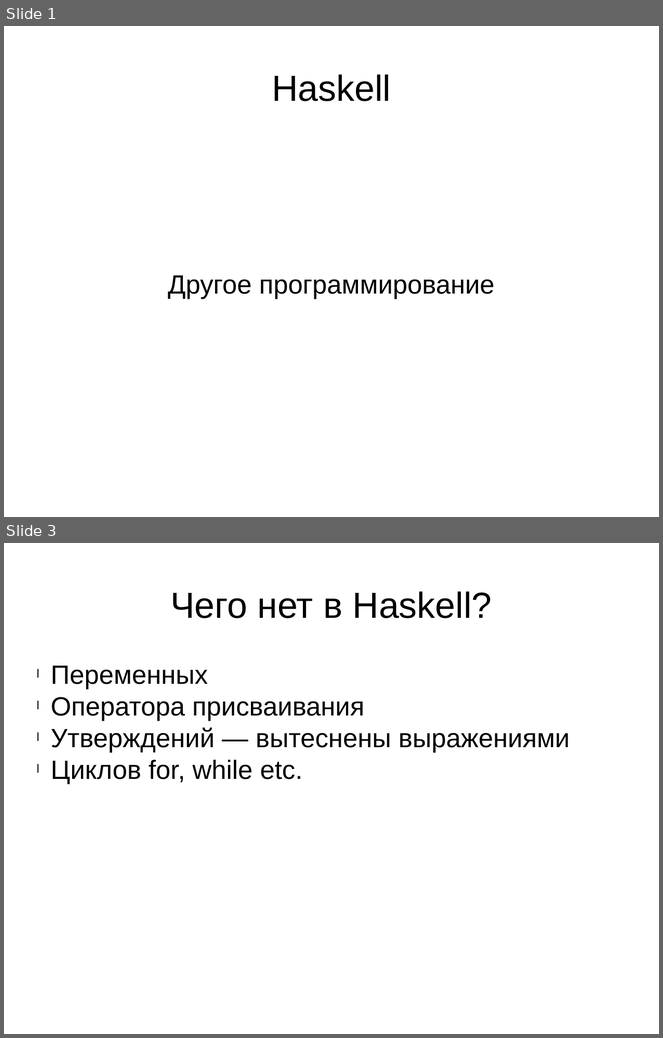
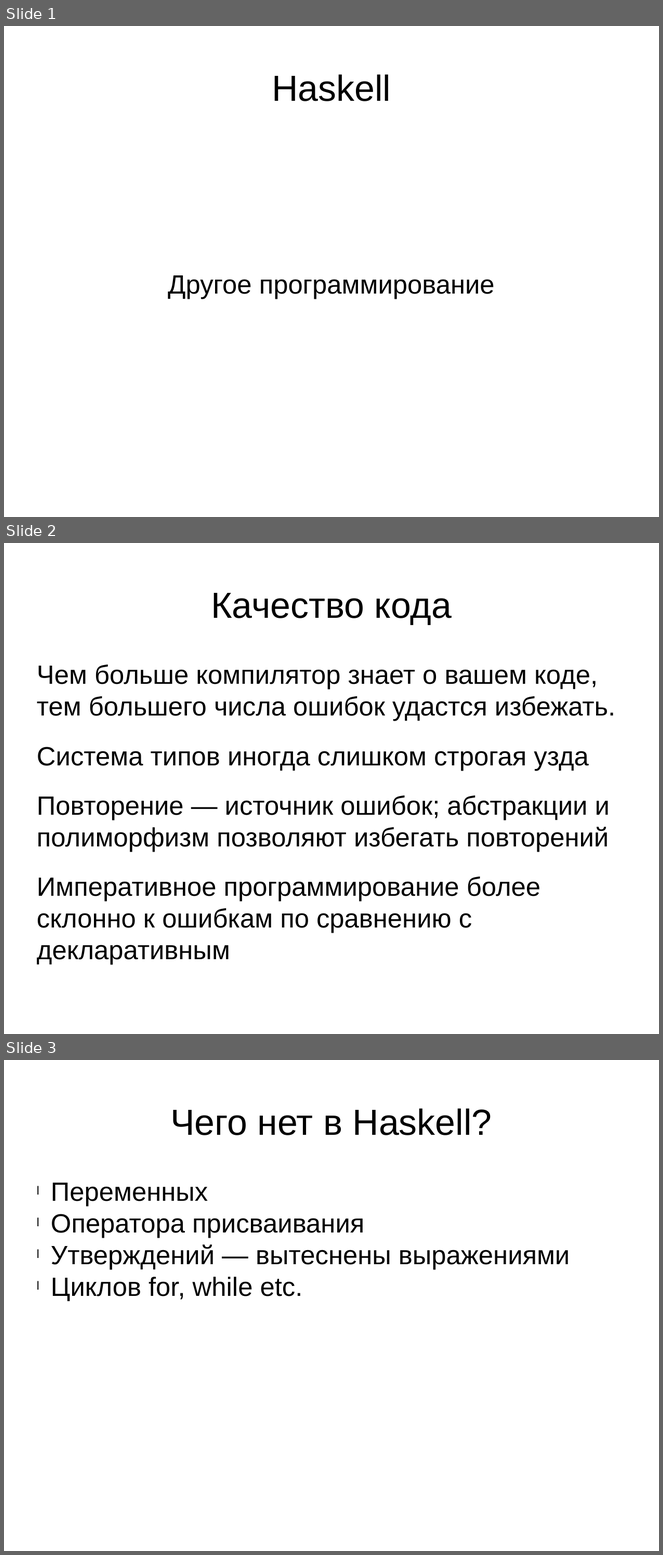
Before and after one commit to GiPreduuzie/FileRenamer, a slide deck: Tell about Haskell/Haskell - other programming.pptx. Shown one above the other, each under a label of ours: slides 1 and 3 before the commit, slides 1, 2 and 3 after it; the slides between them are not shown. The pictures are 663x1038 and 663x1555 pixels, drawn with LibreOffice and Linux fonts; fonts in the diff are those of the drawing. Boxes give left, top, right and bottom in pixels: in the first picture for what was removed or moved away, otherwise in the second. Text is boxed around its words. In the diff, an @@ line names an element or a change of style, - is before the commit and + after.

```diff
--- a/Tell about Haskell/Haskell - other programming.pptx
+++ b/Tell about Haskell/Haskell - other programming.pptx
@@ slide 2 added at bbox=[4, 543, 659, 1034], background #FFFFFF @@
@@ text added at bbox=[211, 593, 452, 625], 44 pt, text #000000 @@
+Качество кода
@@ text added at bbox=[37, 665, 616, 934], 32 pt, text #000000 @@
+Чем больше компилятор знает о вашем коде, тем большего числа ошибок удастся избежать.
+Система типов иногда слишком строгая узда
+Повторение — источник ошибок; абстракции и полиморфизм позволяют избегать повторений
+Императивное программирование более склонно к ошибкам по сравнению с декларативным
```
Also in this commit, not shown: 1 slide changed.
